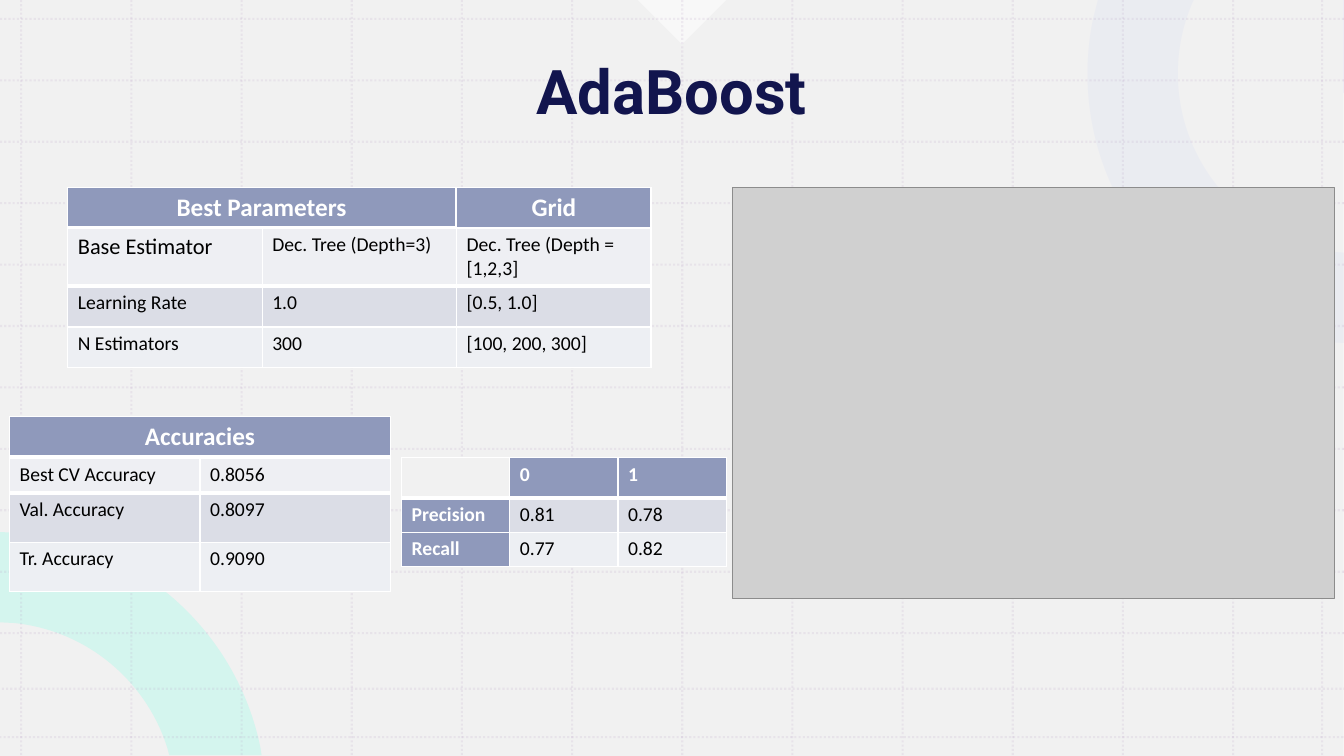
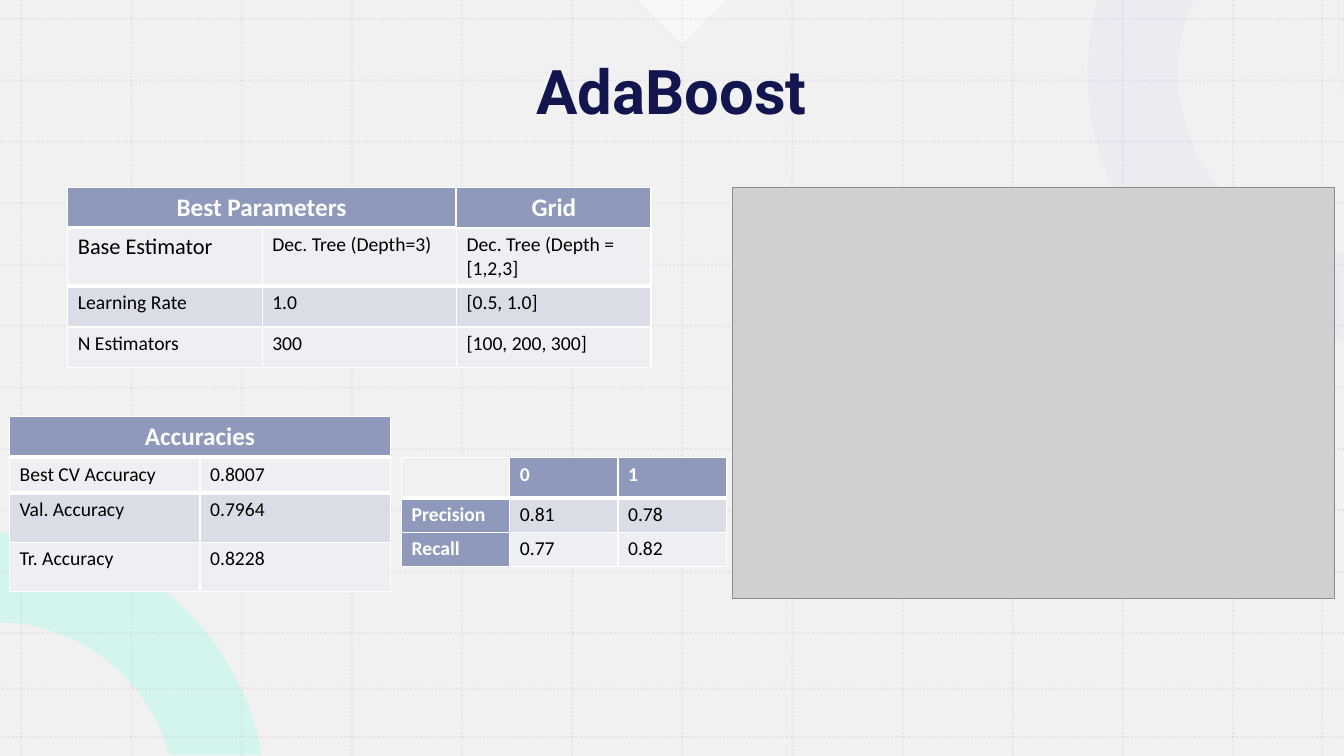
Before and after one commit to Lor3nz0-3099/Progetto_FIA_Spaceship_Project, a slide deck: slide 21 of docs/Spaceship Titanic Presentation.pptx (slide 22 before the commit). Drawn at 1344x756 pixels with LibreOffice and Linux fonts; fonts in the diff are those of the drawing; grey boxes stand for pictures. Boxes give left, top, right and bottom in pixels: in the first picture for what was removed or moved away, otherwise in the second. Text is boxed around its words. In the diff, an @@ line names an element or a change of style, - is before the commit and + after.

```diff
--- a/docs/Spaceship Titanic Presentation.pptx
+++ b/docs/Spaceship Titanic Presentation.pptx
@@ table at [9, 458, 390, 592] @@
-row 1, column 2: 0.8056
+row 1, column 2: 0.8007
-row 2, column 2: 0.8097
+row 2, column 2: 0.7964
-row 3, column 2: 0.9090
+row 3, column 2: 0.8228
```
Also in this commit, not shown: 2 other slides changed, 1 slide removed.
